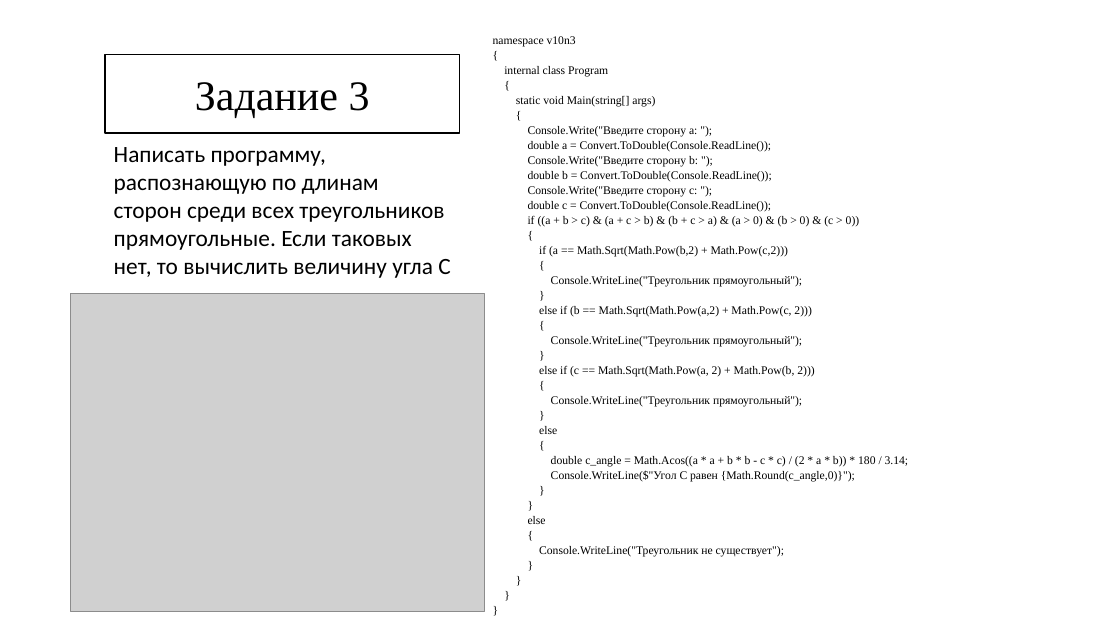
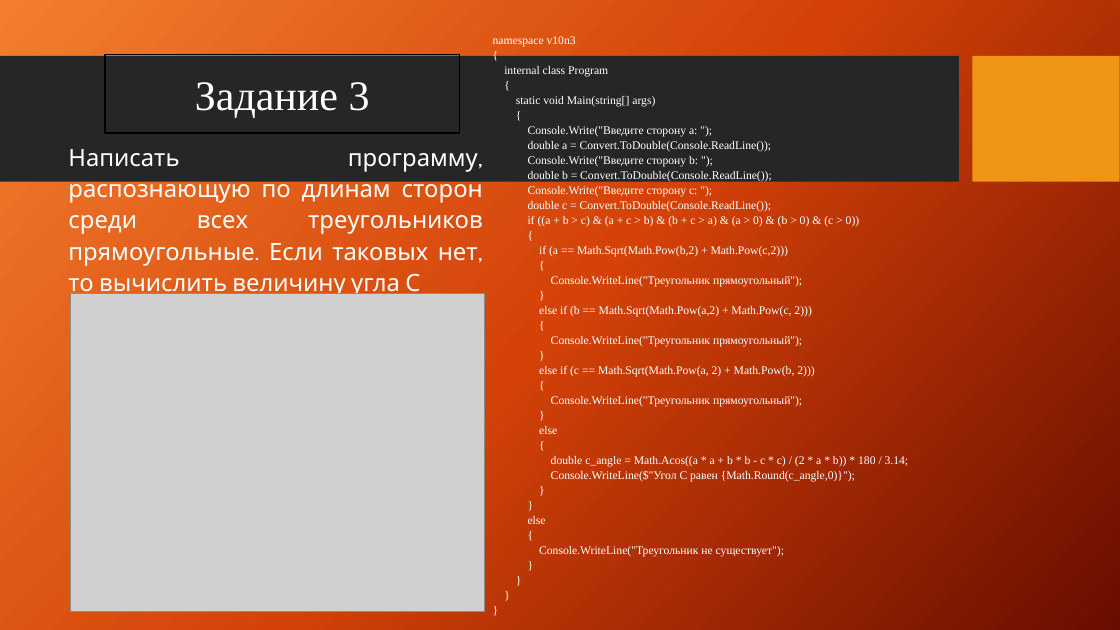
Before and after one commit to UlianovNikita/practic, a slide deck: slide 10 of Презентация по практике.pptx. Drawn at 1120x630 pixels with LibreOffice and Linux fonts; fonts in the diff are those of the drawing; grey boxes stand for pictures; background and template pictures are left out. Boxes give left, top, right and bottom in pixels: in the first picture for what was removed or moved away, otherwise in the second. Text is boxed around its words. In the diff, an @@ line names an element or a change of style, - is before the commit and + after.

```diff
--- a/Презентация по практике.pptx
+++ b/Презентация по практике.pptx
@@ background #FFFFFF to picture (left out) @@
@@ text "namespace v10n3" at <box>493,36,909,557</box>: text colour #000000 to #FFFFFF @@
@@ rectangle added at <box>0,56,959,182</box>, fill #262626 @@
@@ rectangle "Задание 3" at <box>105,55,460,134</box>: text colour #000000 to #FFFFFF; fill #FFFFFF to none @@
@@ rectangle added at <box>973,56,1120,182</box>, fill #F09415 @@
@@ text "Написать программу, распознающую по длинам ...": place and size @@
-text "Написать программу, распознающую по длинам ..." at <box>114,147,450,278</box>
+text "Написать программу, распознающую по длинам ..." at <box>68,149,483,297</box>
@@ text "Написать программу, распознающую по длинам ..." at <box>68,149,483,297</box>: size 20 to 20.4 pt, font Calibri to Cabin, text colour #000000 to #FFFFFF; alignment left to justified; line spacing 1 to 1.1 @@
```
Also in this commit, not shown: 17 other slides changed.
